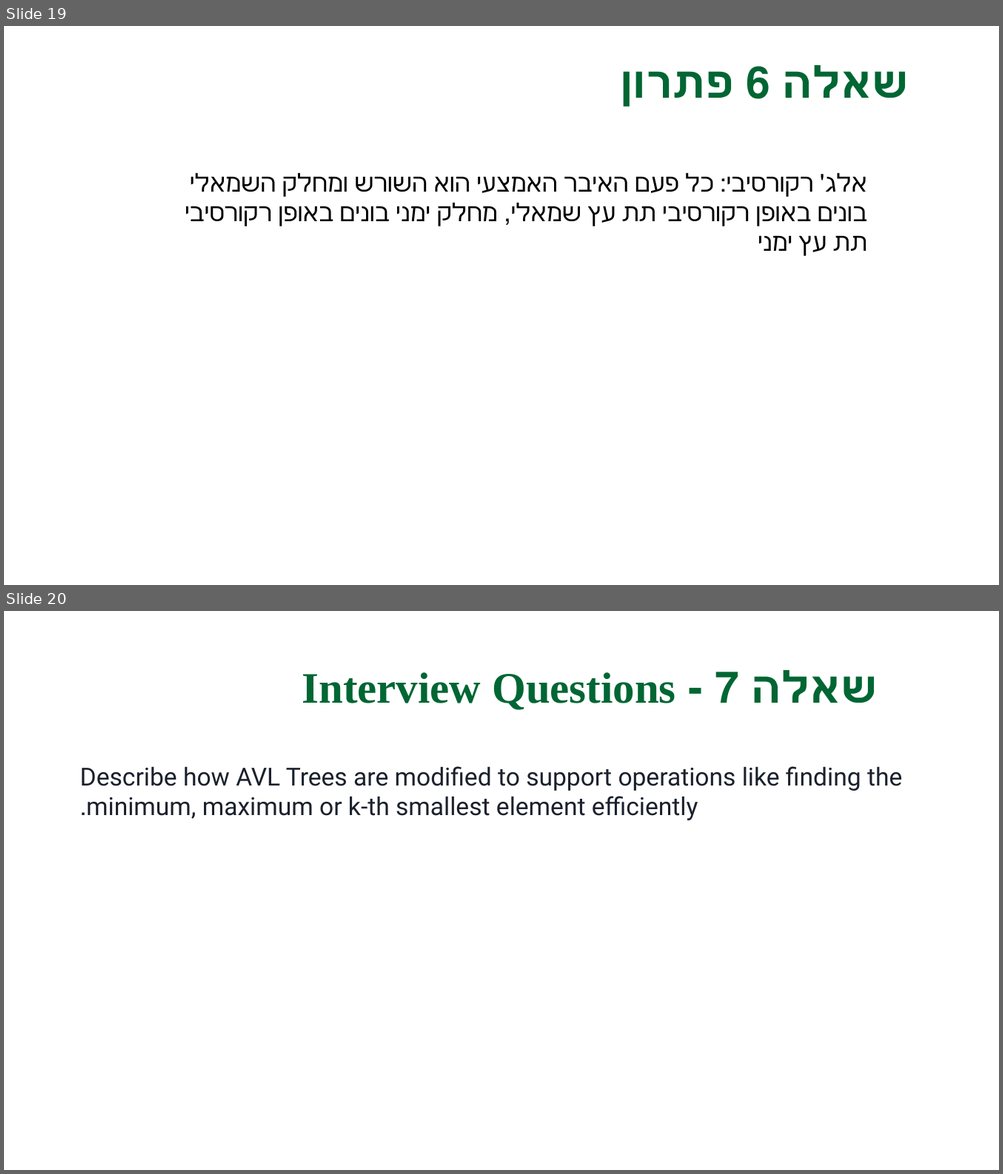
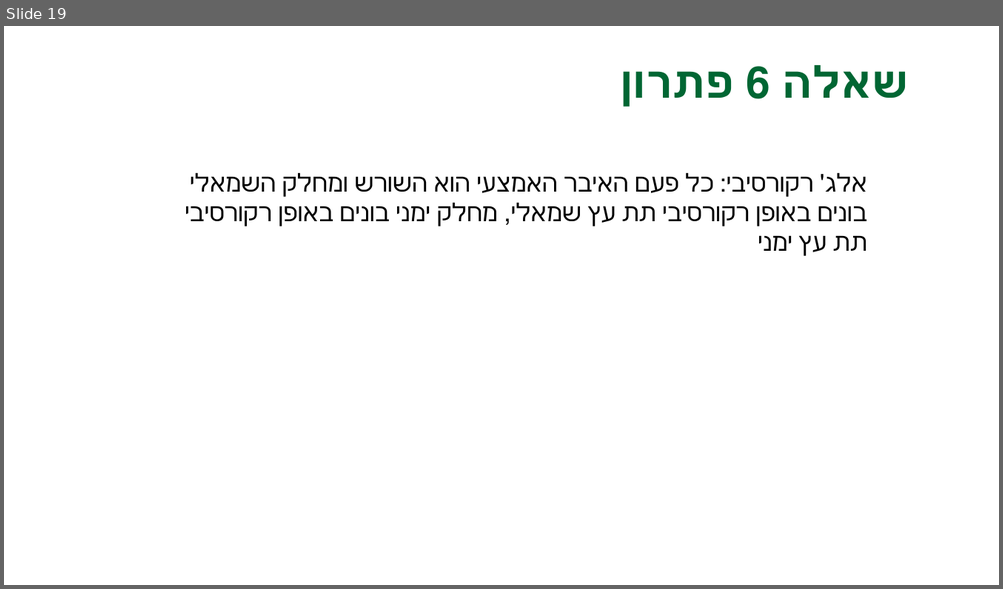
Before and after one commit to GenadyKogan/Data-Structures, a slide deck: t-07-avl-tree/תרגול 7.pptx. Shown one above the other, each under a label of ours: slides 19 and 20 before the commit, slide 19 after it. The pictures are 1003x1174 and 1003x589 pixels, drawn with LibreOffice and Linux fonts; fonts in the diff are those of the drawing; background and template pictures are left out. Boxes give left, top, right and bottom in pixels: in the first picture for what was removed or moved away, otherwise in the second. Text is boxed around its words. In the diff, an @@ line names an element or a change of style, - is before the commit and + after.

```diff
--- a/t-07-avl-tree/תרגול 7.pptx
+++ b/t-07-avl-tree/תרגול 7.pptx
@@ slide 20 removed at [4, 611, 999, 1170], background picture (left out) @@
@@ text removed at [302, 672, 675, 710] @@
-שאלה 7 - Interview Questions
@@ text removed at [80, 766, 902, 820] @@
-Describe how AVL Trees are modified to support operations like finding the minimum, maximum or k-th smallest element efficiently.
```
Also in this commit, not shown: 1 other slide removed, 4 other files.
